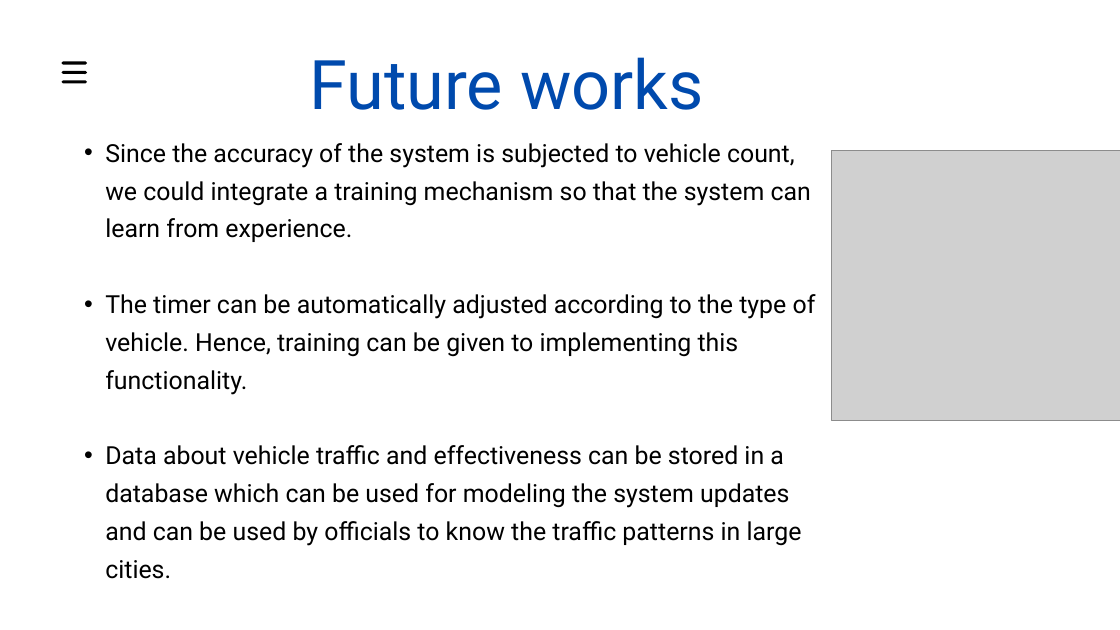
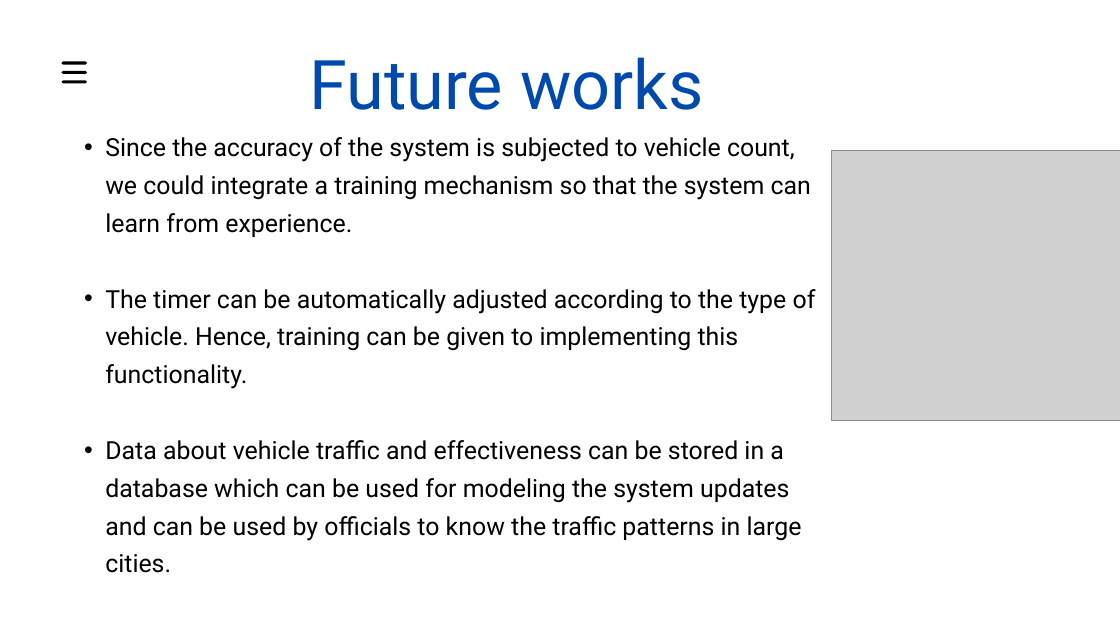
Before and after one commit to snehakumares/2021_IBM_Code_Challenge_AutomaticTrafficSystem, a slide deck: slide 8 of presentation/Automatic traffic signalling system.pptx (slide 9 before the commit). Drawn at 1120x630 pixels with LibreOffice and Linux fonts; fonts in the diff are those of the drawing; grey boxes stand for pictures. Boxes give left, top, right and bottom in pixels: in the first picture for what was removed or moved away, otherwise in the second. Text is boxed around its words. In the diff, an @@ line names an element or a change of style, - is before the commit and + after.

```diff
--- a/presentation/Automatic traffic signalling system.pptx
+++ b/presentation/Automatic traffic signalling system.pptx
@@ text "Since the accuracy of the ...": place and size @@
-text "Since the accuracy of the ..." at bbox=[105, 143, 816, 579]
+text "Since the accuracy of the ..." at bbox=[105, 137, 816, 573]
```
Also in this commit, not shown: 5 other slides changed, 1 slide removed.
